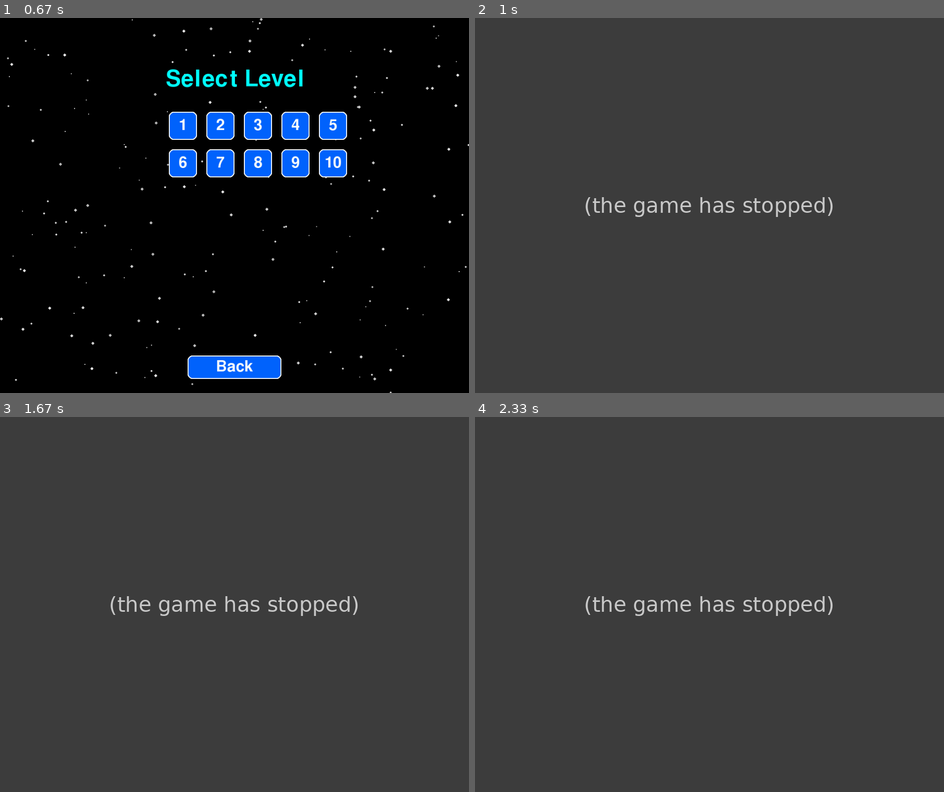
Above: before the commit, frames 1-4 (two rows, left to right).
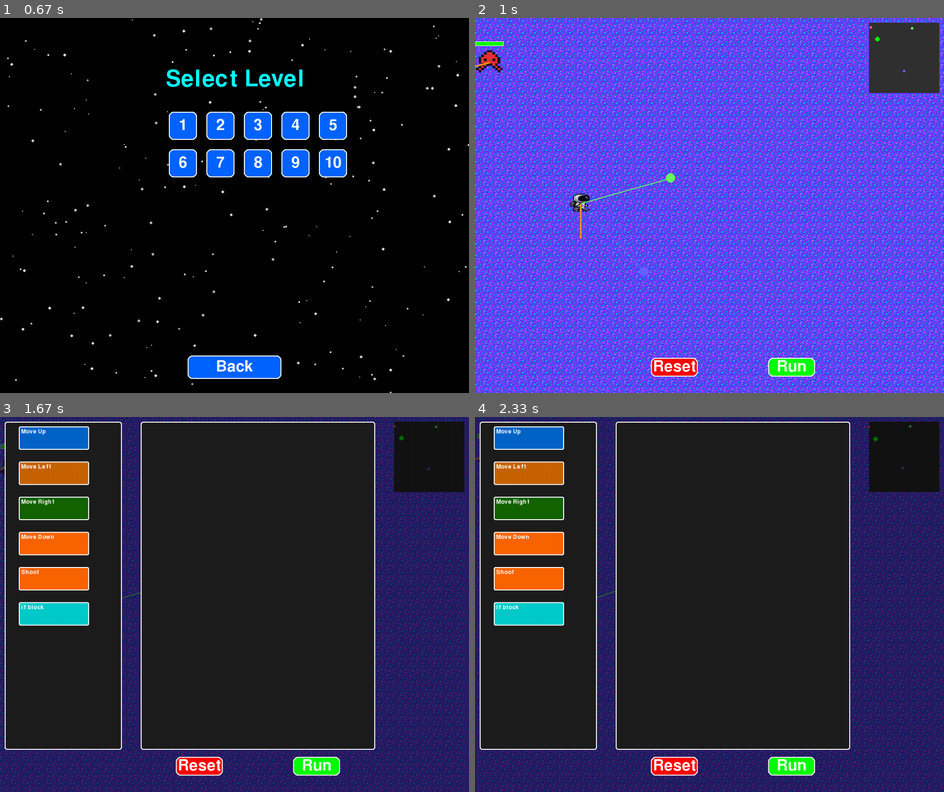
Above: after the commit, the same moments.

Repository: fahadmohaideen/astrocode_explorers
Game: pygame game, started from orbital/main.py
Two runs of this game, one before a commit and one after it. Both use one fixed random seed, a clock stepped at 60 frames per second and the inputs below.
Inputs (mouse positions are in pixels of both pictures, inside the frame that each line leads up to):
- Up to frame 1 (0.67 s): click "Start Game" at 0.38 s
- Up to frame 2 (1 s): click "2" at 0.72 s
- Up to frame 3 (1.67 s): click (103, 600) at 1.05 s; hold Left from 1.33 s (still down)
- Up to frame 4 (2.33 s): release Left at 1.87 s; hold Down 1.9-2.2 s; hold Left from 2.23 s (still down)

Frame 1 is identical in both runs. In frame 2, 97% of the frame differs, in the area x 0-100%, y 0-100%; in frame 3, 100%; in frame 4, 100%.
Error before the commit: AttributeError: 'Level2' object has no attribute 'check_level_completion' (base_level.py lin...; the game stopped at 0.73 s (later frames are placeholders)

Commit message:
minor edit

Diff:
--- a/orbital/levels/base_level.py
+++ b/orbital/levels/base_level.py
@@ -279,11 +279,11 @@
         target = self.aliens[0] if self.aliens else None
         self.player.update_bullets(target, self.level_id, dt)
 
-        self.update_camera()
-
-        self.update_commands(dt)
-
-        self.check_level_completion()
+        #self.update_camera()
+
+        #self.update_commands(dt)
+
+        #self.check_level_completion()
         """"if self.level_id >= 3:
             self.alien.update_bullets(self.player, self.level_id, dt)
         for bullet in self.alien.bullets:
